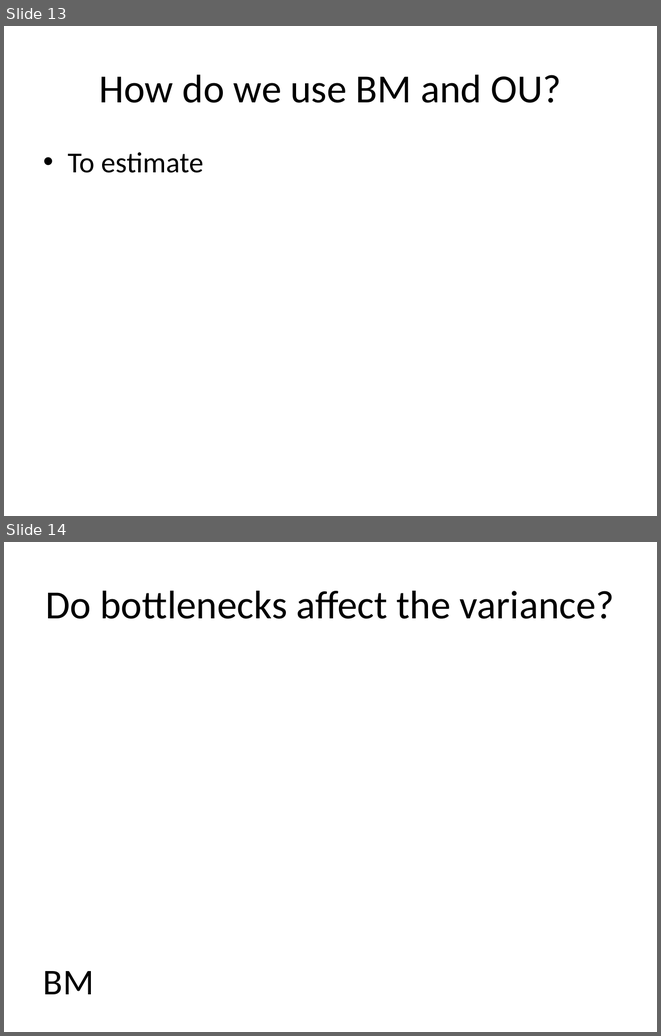
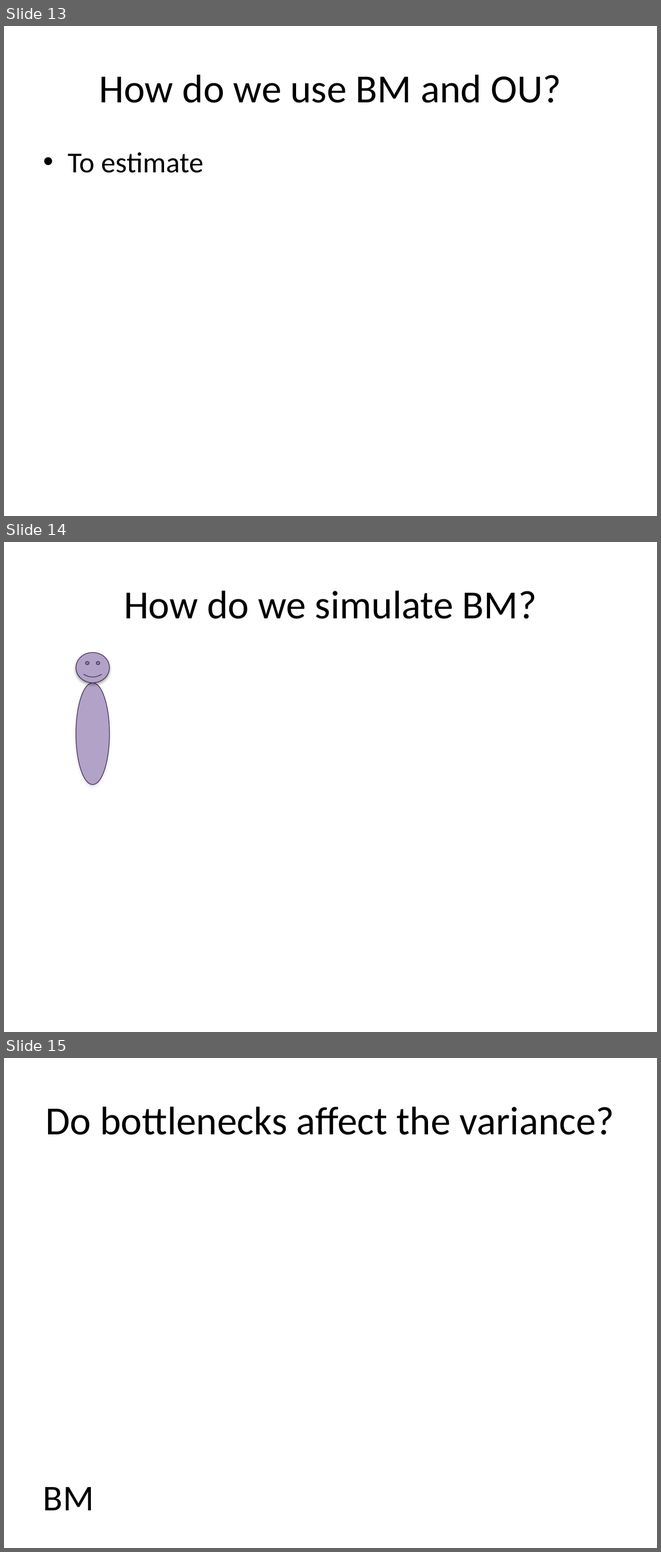
Before and after one commit to jonchang/brownian-bottlenecks, a slide deck: bottleneck_pres.pptx. Shown one above the other, each under a label of ours: slides 13 and 14 before the commit, slides 13, 14 and 15 after it. The pictures are 661x1036 and 661x1552 pixels, drawn with LibreOffice and Linux fonts; fonts in the diff are those of the drawing. Boxes give left, top, right and bottom in pixels: in the first picture for what was removed or moved away, otherwise in the second. Text is boxed around its words. In the diff, an @@ line names an element or a change of style, - is before the commit and + after.

```diff
--- a/bottleneck_pres.pptx
+++ b/bottleneck_pres.pptx
@@ slide 14 added at bbox=[4, 542, 657, 1032], background #FFFFFF @@
@@ title added at bbox=[124, 590, 537, 619], 44 pt, text #000000 @@
+How do we simulate BM?
@@ smiley face added at bbox=[76, 652, 109, 682], fill #B3A2C7, outline #403152 0.75 pt @@
@@ ellipse added at bbox=[76, 682, 109, 784], fill #B3A2C7, outline #403152 0.75 pt @@
@@ what was slide 14 is now slide 15 @@
```
Also in this commit, not shown: 1 slide changed, 1 other slide added, 3 slides removed.
